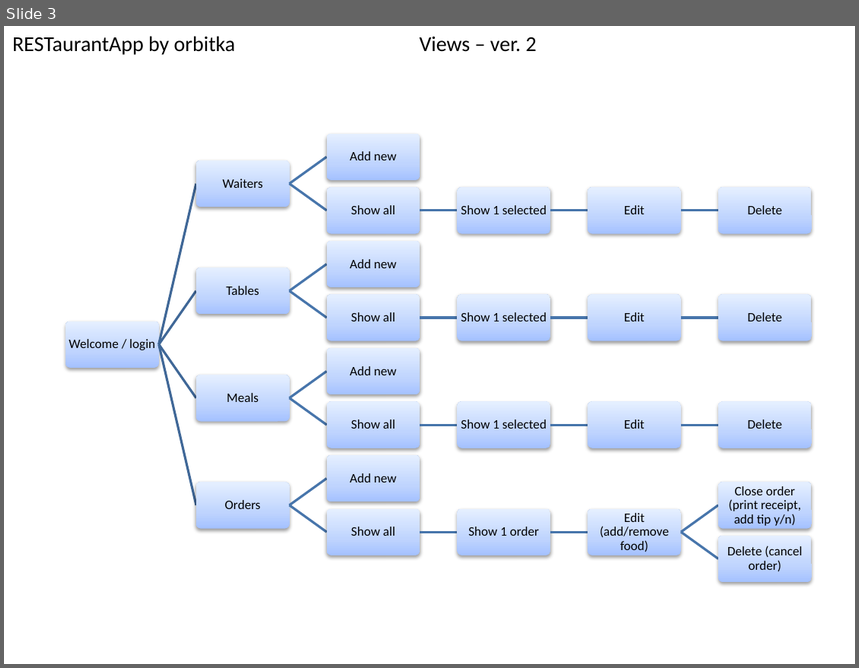
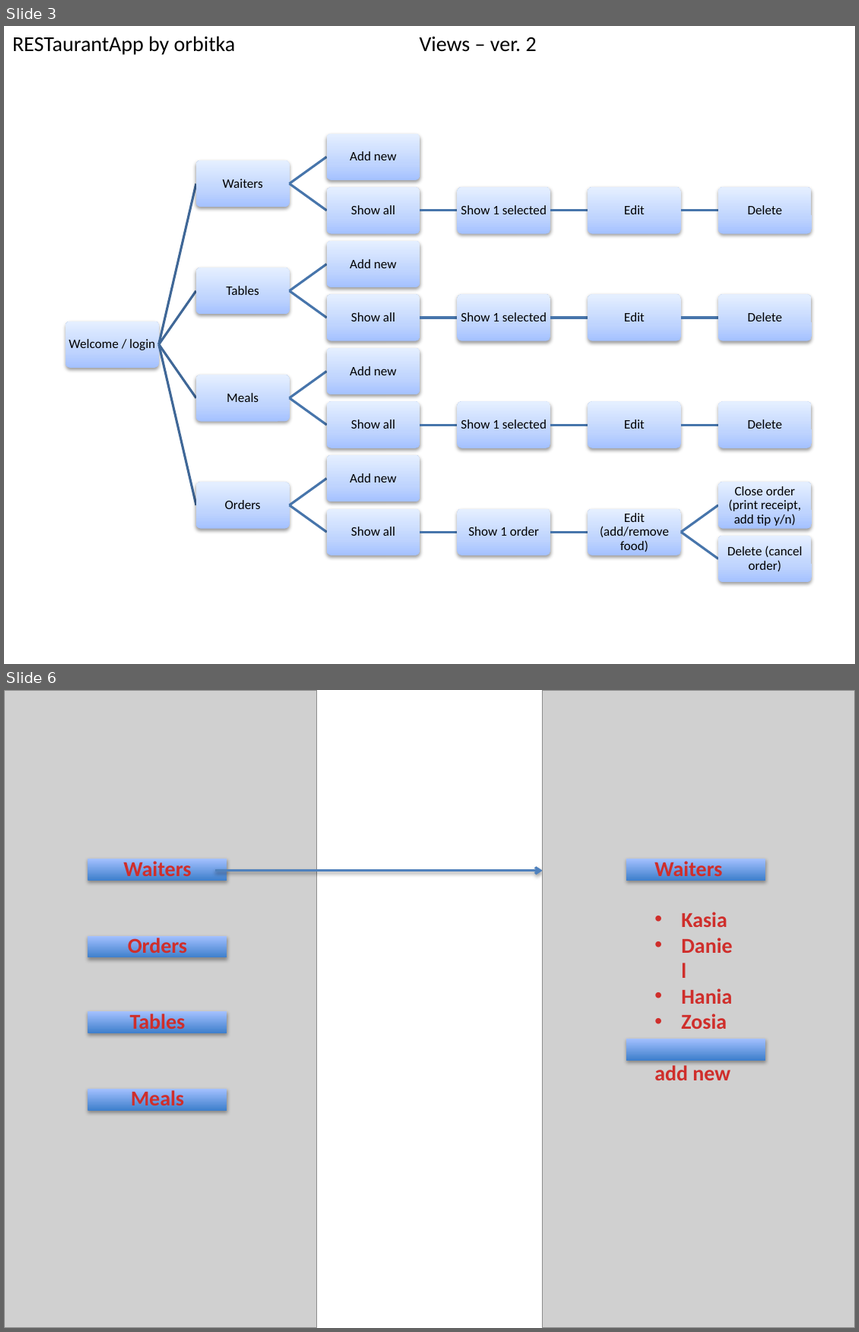
Before and after one commit to orbitka/RESTaurantApp, a slide deck: ERD+wireframes.pptx. Shown one above the other, each under a label of ours: slide 3 before the commit, slides 3 and 6 after it; the slides between them are not shown. The pictures are 859x668 and 859x1332 pixels, drawn with LibreOffice and Linux fonts; fonts in the diff are those of the drawing; grey boxes stand for pictures. Boxes give left, top, right and bottom in pixels: in the first picture for what was removed or moved away, otherwise in the second. Text is boxed around its words. In the diff, an @@ line names an element or a change of style, - is before the commit and + after.

```diff
--- a/ERD+wireframes.pptx
+++ b/ERD+wireframes.pptx
@@ slide 6 added at (4,690,855,1328), background #FFFFFF @@
@@ picture added at (4,690,316,1328) @@
@@ picture added at (543,690,855,1328) @@
@@ rectangle added at (88,859,227,881), fill gradient #3F80CE to #A4C4FF @@
@@ text added at (123,859,191,1111), 18 pt, text gradient #FC7C7A to #D02F2C to #C70500, bold @@
+Waiters
+Orders
+Tables
+Meals
@@ arrow added from (215, 870) to (543, 870), #4F81BD 2 pt @@
@@ rectangle added at (627,859,766,881), fill gradient #3F80CE to #A4C4FF @@
@@ text added at (655,859,732,1081), 18 pt, text gradient #FC7C7A to #D02F2C to #C70500, bold @@
+Waiters
+• Kasia
+• Daniel
+• Hania
+• Zosia
+add new
@@ rectangle added at (88,936,227,958), fill gradient #3F80CE to #A4C4FF @@
@@ rectangle added at (88,1011,227,1034), fill gradient #3F80CE to #A4C4FF @@
@@ rectangle added at (627,1039,766,1061), fill gradient #3F80CE to #A4C4FF @@
@@ rectangle added at (88,1089,227,1111), fill gradient #3F80CE to #A4C4FF @@
```
Also in this commit, not shown: 7 other slides added, 8 other files.
